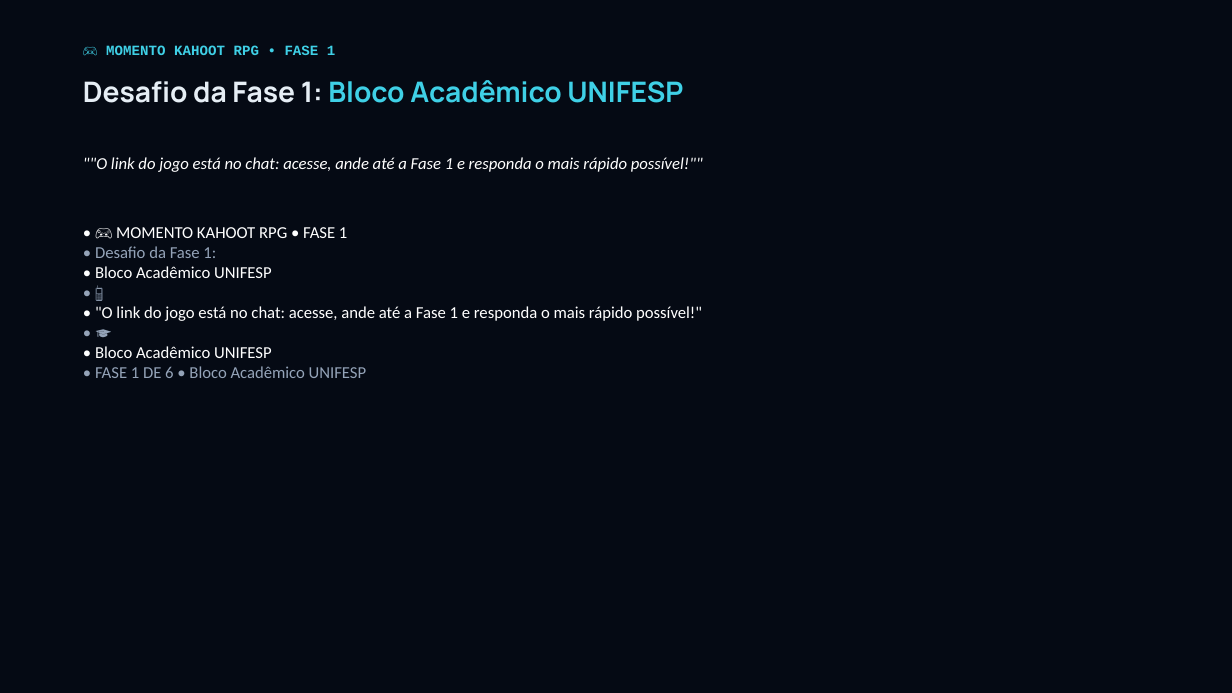
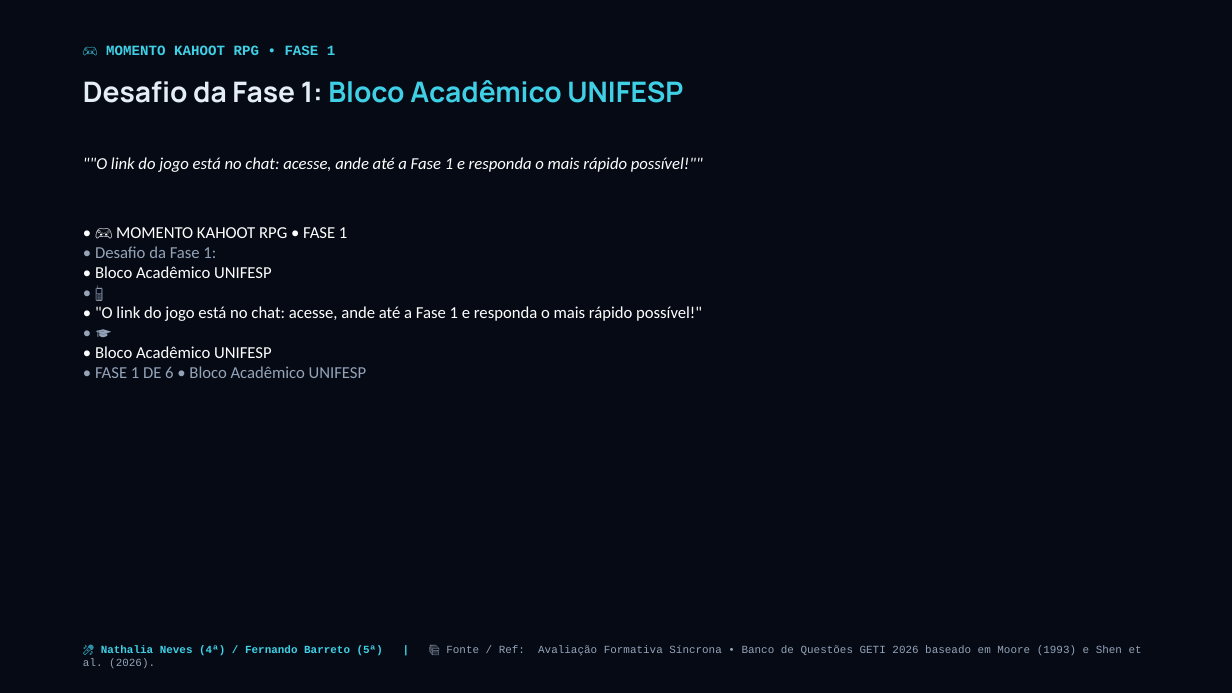
Before and after one commit to josuejofre/seminario-ecossistema-inovacao-pit, a slide deck: slide 7 of Seminario_5_Ecossistemas_Inovacao_Master.pptx. Drawn at 1232x693 pixels with LibreOffice and Linux fonts; fonts in the diff are those of the drawing. Boxes give left, top, right and bottom in pixels: in the first picture for what was removed or moved away, otherwise in the second. Text is boxed around its words. In the diff, an @@ line names an element or a change of style, - is before the commit and + after.

```diff
--- a/Seminario_5_Ecossistemas_Inovacao_Master.pptx
+++ b/Seminario_5_Ecossistemas_Inovacao_Master.pptx
@@ text added at <box>101,645,1142,656</box>, 8.5 pt, text #94A3B8 @@
+🎤 Nathalia Neves (4ª) / Fernando Barreto (5ª) | 📚 Fonte / Ref: Avaliação Formativa Síncrona • Banco de Questões GETI 2026 baseado em Moore (1993) e Shen et al. (2026).
```
Also in this commit, not shown: 42 other slides changed, 1 slide removed, 4 other files.
